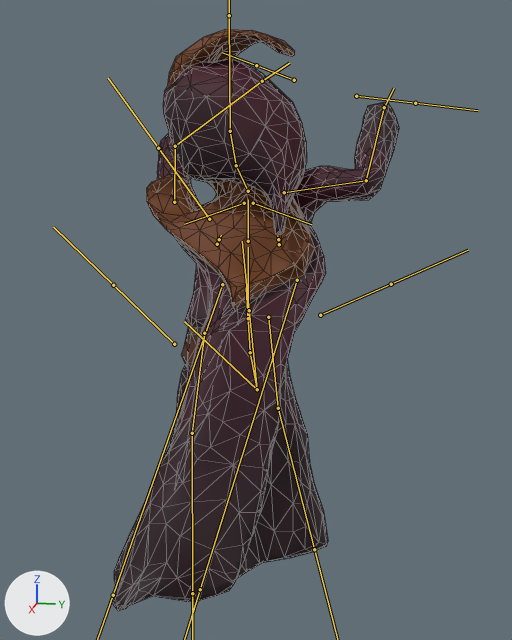
Before and after pictures for a commit that changed the FBX model Assets/Models/Animations/MasterCultist.fbx.
Before and after are seen from a 50 mm camera at (2.65, 0.58, 1.83) aimed at (0.08, 0.07, 1.19). Arrows for +X, +Y and +Z are at lower left; the lights stay in place. Both versions are drawn at frame 15 of the action 'metarig|AxeAttack'; the numbers are the values there. The bones that bend it are drawn over the model as lines. Mesh edges are drawn as thin lines.

The first picture shows 'MasterCultist'.
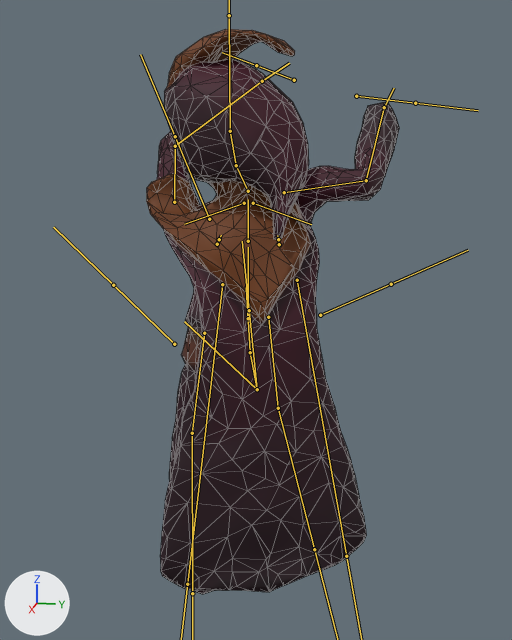
Boxes (x1, y1, x2, y2) around the edits, measured in the pictures (512 x 640 px):
'MasterCultist', posed (12% narrower)
    before: (113, 29, 399, 611)
    after: (147, 29, 399, 594)
bone 'BackRestBone', root to tip
    before: (209, 219) to (158, 148)
    after: (209, 219) to (175, 136)
bone 'cape.L', root to tip
    before: (222, 284) to (113, 595)
    after: (222, 284) to (187, 584)
bone 'cape.R', root to tip
    before: (297, 280) to (200, 589)
    after: (297, 280) to (346, 556)

Edits to the bpy script that builds the scene:
```text
Change bone_backrestbone:
    where bone_backrestbone = bpy.data.objects['metarig'].pose.bones['BackRestBone']  # child of 'spine.003'
    bone_backrestbone.rotation_quaternion: (0.993, 0.115, -0.003, 0.023) -> (1.0, 0.0, 0.0, 0.0)  # degrees (13, -1, 3) -> degrees (0, 0, 0)
Change bone_cape_l:
    where bone_cape_l = bpy.data.objects['metarig'].pose.bones['cape.L']  # child of 'spine.002'
    bone_cape_l.rotation_quaternion: (0.73, 0.15, 0.666, -0.039) -> (1.0, 0.0, -0.005, 0.0)  # degrees (68, 80, 52) -> degrees (0, -1, 0)
Change bone_cape_r:
    where bone_cape_r = bpy.data.objects['metarig'].pose.bones['cape.R']  # child of 'spine.002'
    bone_cape_r.rotation_quaternion: (0.899, 0.245, 0.285, -0.224) -> (1.0, 0.001, 0.004, 0.001)  # degrees (23, 39, -20) -> degrees (0, 0, 0)
```
